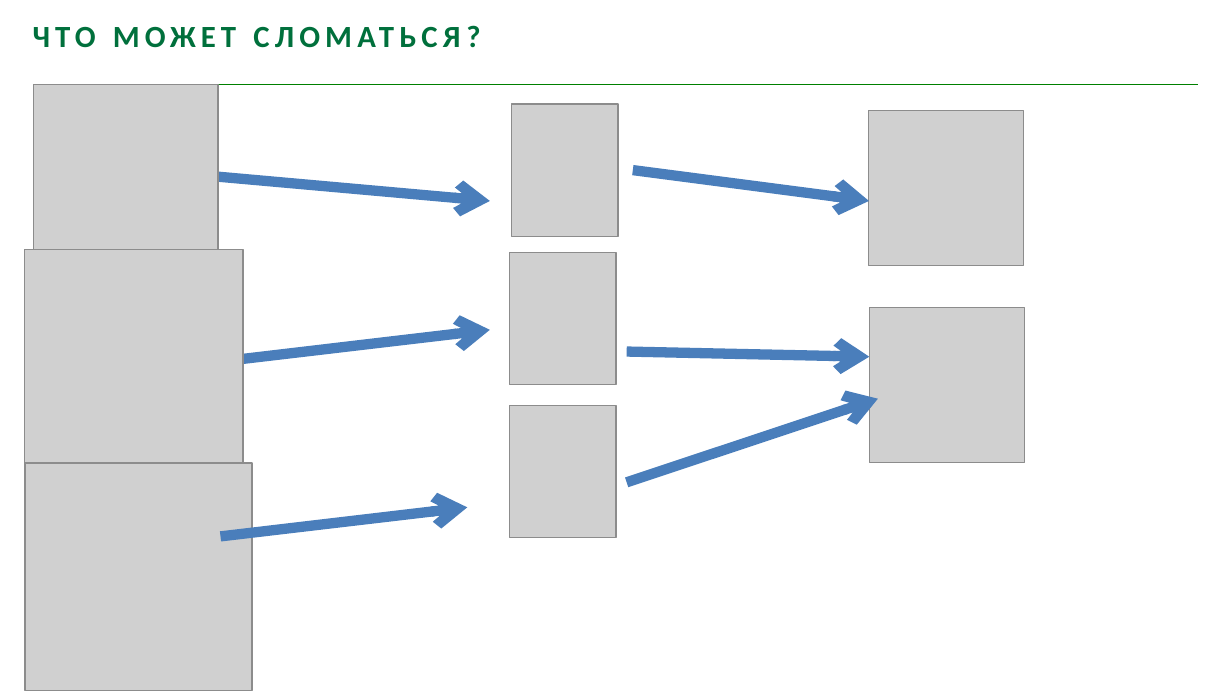
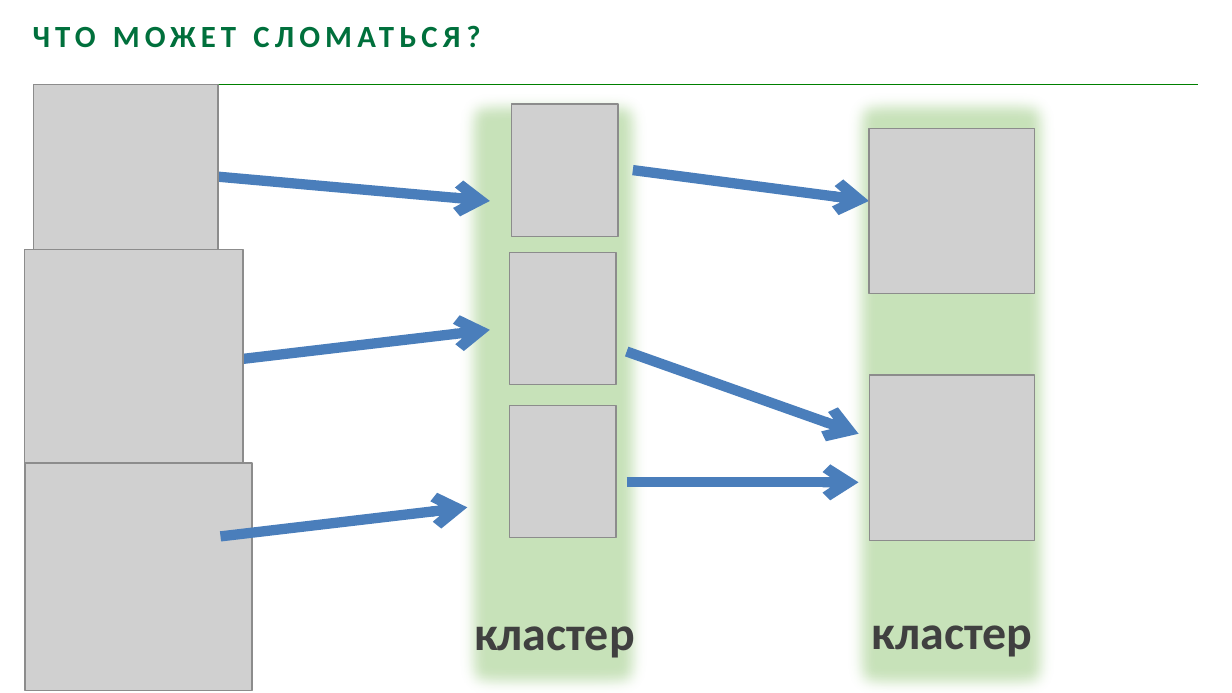
Before and after one commit to youhavebeenforked/JavaSchoolCourse, a slide deck: slide 8 of lessons/18_Hibernate/Лекция Distributed Systems.pptx (slide 9 before the commit). Drawn at 1232x693 pixels with LibreOffice and Linux fonts; fonts in the diff are those of the drawing; grey boxes stand for pictures; background and template pictures are left out. Boxes give left, top, right and bottom in pixels: in the first picture for what was removed or moved away, otherwise in the second. Text is boxed around its words. In the diff, an @@ line names an element or a change of style, - is before the commit and + after.

```diff
--- a/lessons/18_Hibernate/Лекция Distributed Systems.pptx
+++ b/lessons/18_Hibernate/Лекция Distributed Systems.pptx
@@ rectangle added at (x1=451, y1=85, x2=654, y2=693), fill #61AD3A at 35% opacity @@
@@ rectangle added at (x1=839, y1=85, x2=1062, y2=693), fill #61AD3A at 35% opacity @@
@@ picture resized from (x1=869, y1=111, x2=1024, y2=266) to (x1=869, y1=128, x2=1034, y2=293) @@
@@ picture removed at (x1=870, y1=308, x2=1025, y2=463) @@
@@ arrow moved from (627, 482) - (878, 399) to (627, 351) - (859, 434) @@
@@ picture added at (x1=870, y1=375, x2=1035, y2=540) @@
@@ arrow moved from (627, 351) - (870, 357) to (627, 482) - (859, 482) @@
@@ text added at (x1=474, y1=626, x2=635, y2=662), 28 pt, text #404040, bold @@
+кластер
@@ text added at (x1=872, y1=625, x2=1033, y2=657), 28 pt, text #404040, bold @@
+кластер
```
Also in this commit, not shown: 27 other slides changed, 9 slides added, 12 slides removed.
